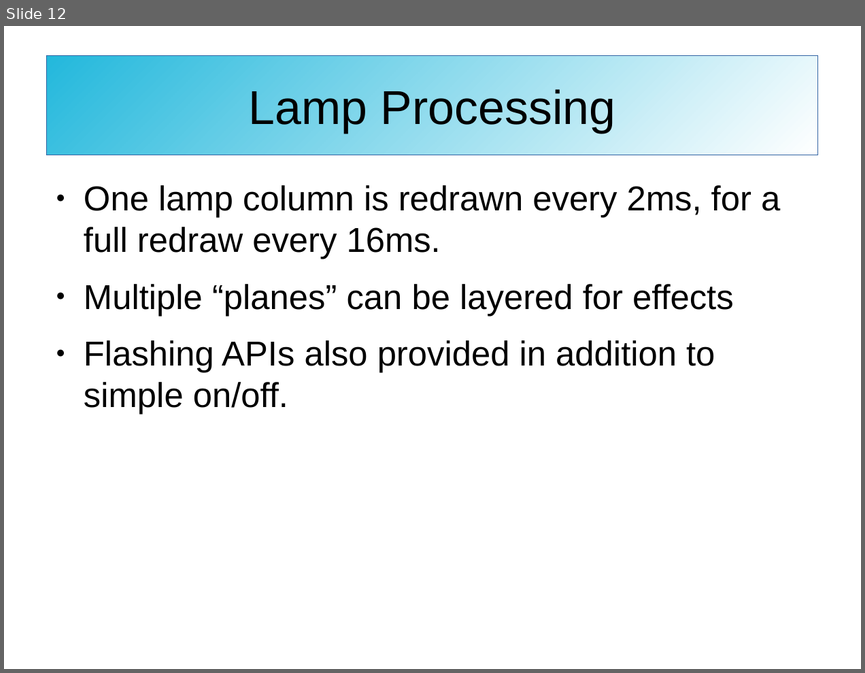
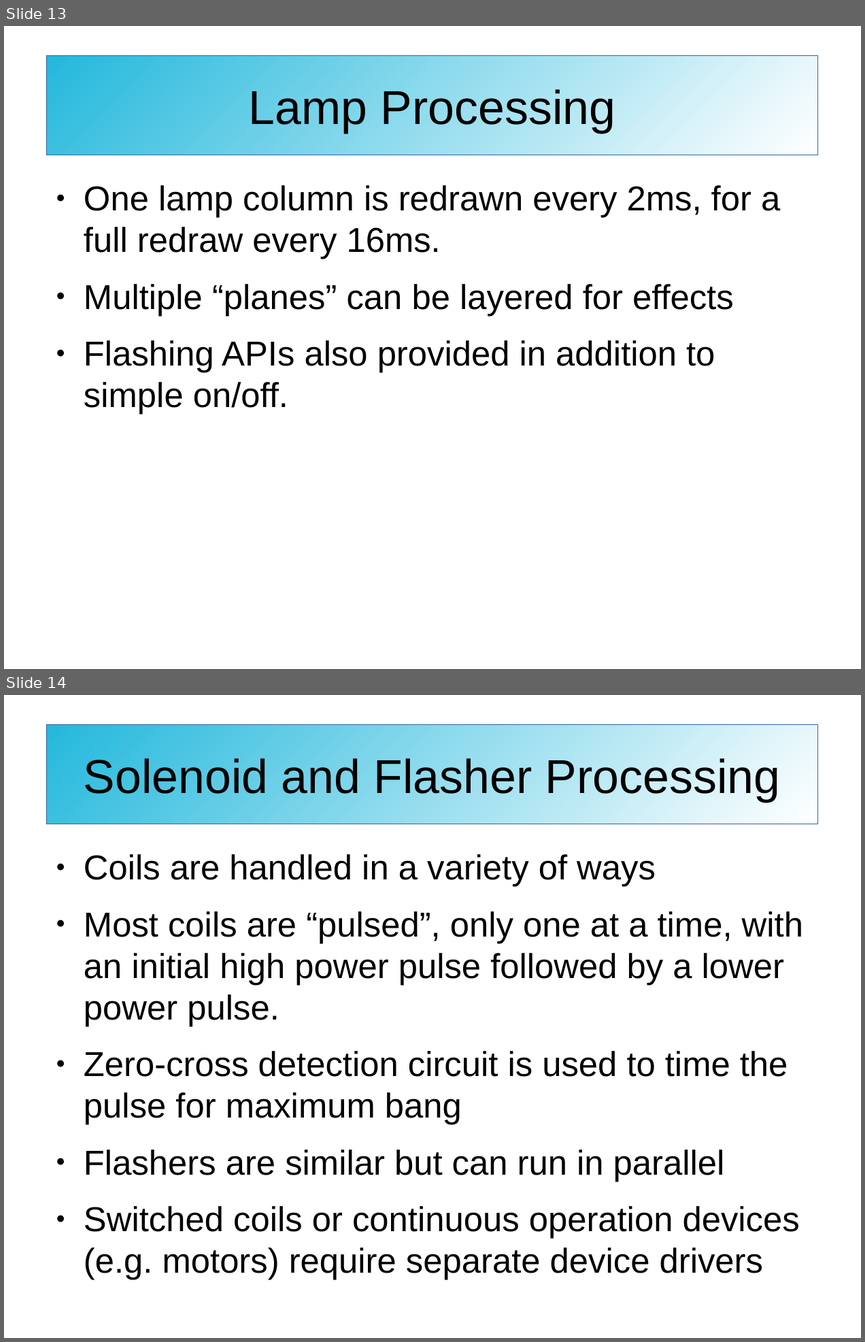
Before and after one commit to SonnyJim/freewpc, a slide deck: doc/freewpc.odp. Shown one above the other, each under a label of ours: slide 12 before the commit, slides 13 and 14 after it. The pictures are 865x673 and 865x1342 pixels, drawn with LibreOffice and Linux fonts; fonts in the diff are those of the drawing. Boxes give left, top, right and bottom in pixels: in the first picture for what was removed or moved away, otherwise in the second. Text is boxed around its words. In the diff, an @@ line names an element or a change of style, - is before the commit and + after.

```diff
--- a/doc/freewpc.odp
+++ b/doc/freewpc.odp
@@ slide 14 added at (4,695,861,1338), background #FFFFFF @@
@@ title added at (47,724,818,824), fill gradient #23B8DC to #FFFFFF, outline #3465A4 0 pt, 44 pt, text #000000 @@
+Solenoid and Flasher Processing
@@ text added at (84,854,803,1280), 32 pt, text #000000 @@
+● Coils are handled in a variety of ways
+● Most coils are “pulsed”, only one at a time, with an initial high power pulse followed by a lower power pulse.
+● Zero-cross detection circuit is used to time the pulse for maximum bang
+● Flashers are similar but can run in parallel
+● Switched coils or continuous operation devices (e.g. motors) require separate device drivers
@@ what was slide 12 is now slide 13 @@
```
Also in this commit, not shown: 6 slides changed, 13 other slides added.
